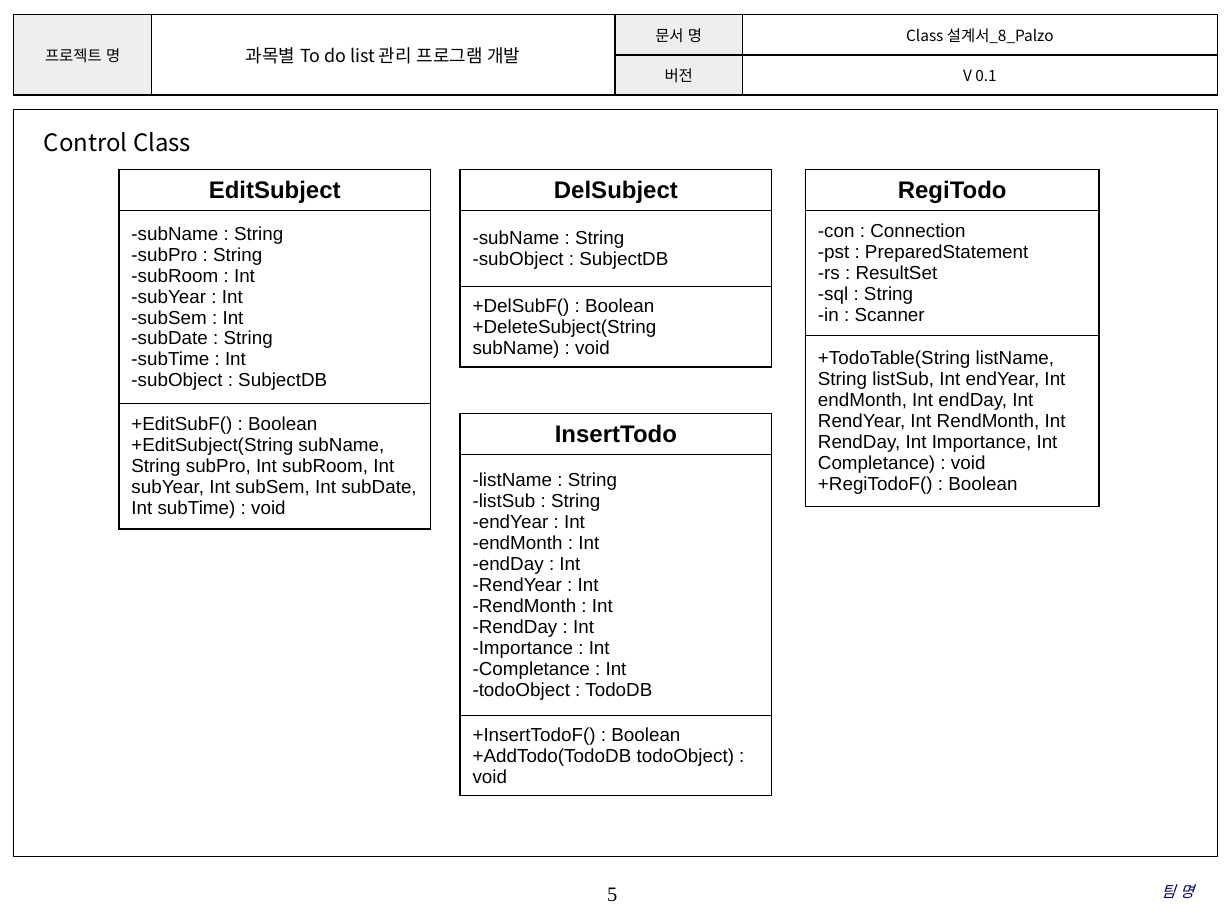
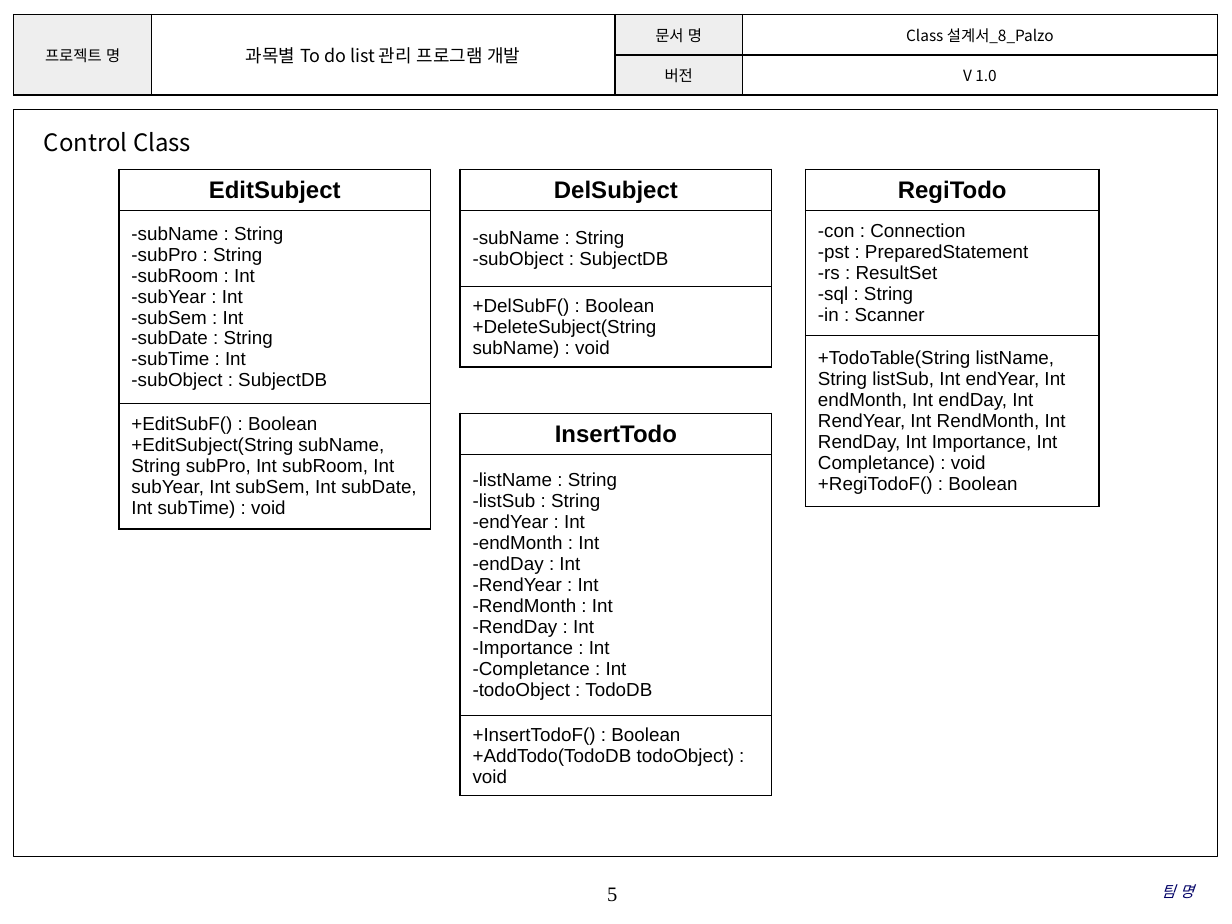
Before and after one commit to SMU-SE-Admin/18-1_8_PALZO_Doc, a slide deck: slide 5 of 03 설계/Class 설계서_8_Palzo.pptx. Drawn at 1232x924 pixels with LibreOffice and Linux fonts; fonts in the diff are those of the drawing; background and template pictures are left out. Boxes give left, top, right and bottom in pixels: in the first picture for what was removed or moved away, otherwise in the second. Text is boxed around its words. In the diff, an @@ line names an element or a change of style, - is before the commit and + after.

```diff
--- a/03 설계/Class 설계서_8_Palzo.pptx
+++ b/03 설계/Class 설계서_8_Palzo.pptx
@@ table at [14, 15, 1217, 95] @@
-row 2, column 4: V 0.1
+row 2, column 4: V 1.0
```
Also in this commit, not shown: 7 other slides changed.
